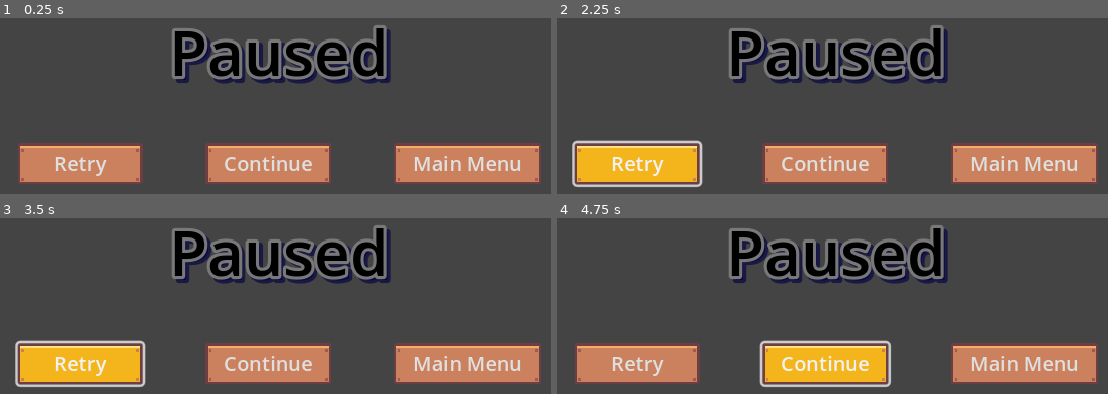
Above: before the commit, frames 1-4 (two rows, left to right).
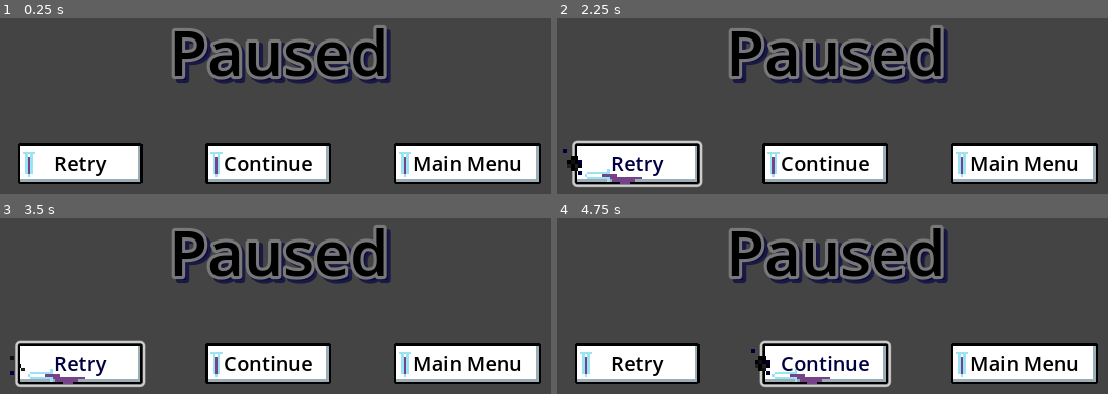
Above: after the commit, the same moments.

Repository: BenBenBenB/godot-testing-2d
Game: Godot game, scene res://scene/ui/pause_menu.tscn
The game is run twice, just before and just after one commit, with the same random seed, the same clock (stepped at 60 frames per second) and the same inputs. This scene is started directly instead of the project's main scene.
Inputs:
- Up to frame 1 (0.25 s): no input
- Up to frame 2 (2.25 s): click "Retry" at 0.5 s; click "Main Menu" at 1.25 s; click "Retry" at 2 s
- Up to frame 3 (3.5 s): click "Retry" at 2.75 s
- Up to frame 4 (4.75 s): click "Continue" at 3.5 s; click "Continue" at 4.25 s

The runs differ from the first frame. In frame 1, 17% of the frame differs, in the area x 3-99%, y 71-95%; in frame 2, 17%, in the area x 1-99%, y 71-95%; in frame 3, 17%; in frame 4, 17%.

Commit message:
Button sprites added

Diff:
--- a/resource/UI_theme.tres
+++ b/resource/UI_theme.tres
@@ -1,57 +1,63 @@
 [gd_resource type="Theme" load_steps=6 format=3 uid="uid://nd2u72aiasw8"]
 
-[ext_resource type="Texture2D" uid="uid://bxiada2mhi4sw" path="res://assets/sprite/tilemap.png" id="1_twr08"]
+[ext_resource type="Texture2D" uid="uid://qij8po5yl3e" path="res://assets/tileset/UI sprites.png" id="1_p2sh0"]
 
 [sub_resource type="StyleBoxTexture" id="StyleBoxTexture_b4kg3"]
 content_margin_left = 15.0
 content_margin_top = 5.0
 content_margin_right = 15.0
 content_margin_bottom = 5.0
-texture = ExtResource("1_twr08")
-texture_margin_left = 5.0
-texture_margin_top = 7.0
-texture_margin_right = 5.0
-texture_margin_bottom = 5.0
-region_rect = Rect2(171, 19, 18, 18)
-modulate_color = Color(0.446777, 0.446777, 0.446777, 1)
+texture = ExtResource("1_p2sh0")
+texture_margin_left = 2.0
+texture_margin_top = 2.0
+texture_margin_right = 4.0
+texture_margin_bottom = 4.0
+region_rect = Rect2(0, 96, 64, 32)
+modulate_color = Color(0.529067, 0.529067, 0.529067, 1)
 
 [sub_resource type="StyleBoxTexture" id="StyleBoxTexture_244yh"]
 content_margin_left = 15.0
 content_margin_top = 5.0
 content_margin_right = 15.0
 content_margin_bottom = 5.0
-texture = ExtResource("1_twr08")
-texture_margin_left = 5.0
-texture_margin_top = 7.0
-texture_margin_right = 5.0
-texture_margin_bottom = 5.0
-region_rect = Rect2(171, 0, 18, 18)
+texture = ExtResource("1_p2sh0")
+texture_margin_left = 54.0
+texture_margin_top = 2.0
+texture_margin_right = 4.0
+texture_margin_bottom = 12.0
+region_rect = Rect2(0, 32, 64, 32)
 
 [sub_resource type="StyleBoxTexture" id="StyleBoxTexture_ohd4x"]
 content_margin_left = 15.0
 content_margin_top = 5.0
 content_margin_right = 15.0
 content_margin_bottom = 5.0
-texture = ExtResource("1_twr08")
-texture_margin_left = 5.0
-texture_margin_top = 7.0
-texture_margin_right = 5.0
-texture_margin_bottom = 5.0
-region_rect = Rect2(171, 19, 18, 18)
+texture = ExtResource("1_p2sh0")
+texture_margin_left = 16.0
+texture_margin_top = 2.0
+texture_margin_right = 4.0
+texture_margin_bottom = 26.0
+region_rect = Rect2(0, 0, 64, 32)
 
 [sub_resource type="StyleBoxTexture" id="StyleBoxTexture_cerq4"]
 content_margin_left = 15.0
 content_margin_top = 5.0
 content_margin_right = 15.0
 content_margin_bottom = 5.0
-texture = ExtResource("1_twr08")
-texture_margin_left = 5.0
-texture_margin_top = 7.0
-texture_margin_right = 5.0
-texture_margin_bottom = 5.0
-region_rect = Rect2(133, 38, 18, 18)
+texture = ExtResource("1_p2sh0")
+texture_margin_left = 54.0
+texture_margin_top = 2.0
+texture_margin_right = 4.0
+texture_margin_bottom = 26.0
+region_rect = Rect2(0, 64, 64, 32)
 
 [resource]
+Button/colors/font_color = Color(0, 0, 0, 1)
+Button/colors/font_disabled_color = Color(0.12549, 0.12549, 0.12549, 1)
+Button/colors/font_focus_color = Color(0, 0, 0, 1)
+Button/colors/font_hover_color = Color(0, 0, 0.254902, 1)
+Button/colors/font_hover_pressed_color = Color(0, 0, 0.254902, 1)
+Button/colors/font_pressed_color = Color(0, 0, 0.254902, 1)
 Button/styles/disabled = SubResource("StyleBoxTexture_b4kg3")
 Button/styles/hover = SubResource("StyleBoxTexture_244yh")
 Button/styles/normal = SubResource("StyleBoxTexture_ohd4x")
--- /dev/null
+++ b/scene/ui/button_methods.gd
@@ -0,0 +1,28 @@
+extends Control
+
+@export var hover_particle : AnimatedSprite2D
+
+# Called when the node enters the scene tree for the first time.
+func _ready():
+	pass # Replace with function body.
+
+
+# Called every frame. 'delta' is the elapsed time since the previous frame.
+func _process(delta):
+	pass
+
+
+func _on_button_focus_entered(name):
+	if hover_particle != null:
+		#get a reference to the button that sent the signal
+		#print(get_node(str("%",button)))
+		var button = get_node(str("%",name))
+		hover_particle.position = Vector2(button.position.x, button.position.y + (button.size.y / 2))
+		#hover_particle.position = button.position
+		hover_particle.visible = true
+		hover_particle.play("default")
+
+func _on_button_focus_exited():
+	if hover_particle != null:
+		hover_particle.visible = false
+		hover_particle.stop()
--- /dev/null
+++ b/scene/ui/hover_particle.tscn
@@ -0,0 +1,50 @@
+[gd_scene load_steps=8 format=3 uid="uid://cg2matkx410x5"]
+
+[ext_resource type="Texture2D" uid="uid://dueoobtmouswf" path="res://assets/sprite/antimatter_particles.png" id="1_hklo7"]
+
+[sub_resource type="AtlasTexture" id="AtlasTexture_p08x2"]
+atlas = ExtResource("1_hklo7")
+region = Rect2(0, 0, 8, 8)
+
+[sub_resource type="AtlasTexture" id="AtlasTexture_tse4b"]
+atlas = ExtResource("1_hklo7")
+region = Rect2(8, 0, 8, 8)
+
+[sub_resource type="AtlasTexture" id="AtlasTexture_bkpk3"]
+atlas = ExtResource("1_hklo7")
+region = Rect2(16, 0, 8, 8)
+
+[sub_resource type="AtlasTexture" id="AtlasTexture_pg71g"]
+atlas = ExtResource("1_hklo7")
+region = Rect2(24, 0, 8, 8)
+
+[sub_resource type="AtlasTexture" id="AtlasTexture_dq8yi"]
+atlas = ExtResource("1_hklo7")
+region = Rect2(32, 0, 8, 8)
+
+[sub_resource type="SpriteFrames" id="SpriteFrames_op5i2"]
+animations = [{
+"frames": [{
+"duration": 1.0,
+"texture": SubResource("AtlasTexture_p08x2")
+}, {
+"duration": 1.0,
+"texture": SubResource("AtlasTexture_tse4b")
+}, {
+"duration": 1.0,
+"texture": SubResource("AtlasTexture_bkpk3")
+}, {
+"duration": 1.0,
+"texture": SubResource("AtlasTexture_pg71g")
+}, {
+"duration": 1.0,
+"texture": SubResource("AtlasTexture_dq8yi")
+}],
+"loop": true,
+"name": &"default",
+"speed": 10.0
+}]
+
+[node name="hover particle" type="AnimatedSprite2D"]
+scale = Vector2(3, 3)
+sprite_frames = SubResource("SpriteFrames_op5i2")
--- a/scene/ui/main_menu.gd
+++ b/scene/ui/main_menu.gd
@@ -2,7 +2,6 @@
 extends Control
 
 @onready var title_music = $TitleMusic
-
 
 func _ready():
 	pass
--- a/scene/ui/pause_menu.tscn
+++ b/scene/ui/pause_menu.tscn
@@ -1,7 +1,8 @@
-[gd_scene load_steps=10 format=3 uid="uid://5tu3jjanyxhy"]
+[gd_scene load_steps=5 format=3 uid="uid://5tu3jjanyxhy"]
 
 [ext_resource type="Theme" uid="uid://nd2u72aiasw8" path="res://resource/UI_theme.tres" id="1_54ykf"]
-[ext_resource type="Texture2D" uid="uid://dueoobtmouswf" path="res://assets/sprite/antimatter_particles.png" id="2_dv7p2"]
+[ext_resource type="Script" path="res://scene/ui/button_methods.gd" id="2_2jf13"]
+[ext_resource type="PackedScene" uid="uid://cg2matkx410x5" path="res://scene/ui/hover_particle.tscn" id="3_45hui"]
 
 [sub_resource type="LabelSettings" id="LabelSettings_207a1"]
 font_size = 50
@@ -12,50 +13,7 @@
 shadow_color = Color(0, 0, 0.254902, 0.627451)
 shadow_offset = Vector2(3, 3)
 
-[sub_resource type="AtlasTexture" id="AtlasTexture_p08x2"]
-atlas = ExtResource("2_dv7p2")
-region = Rect2(0, 0, 8, 8)
-
-[sub_resource type="AtlasTexture" id="AtlasTexture_tse4b"]
-atlas = ExtResource("2_dv7p2")
-region = Rect2(8, 0, 8, 8)
-
-[sub_resource type="AtlasTexture" id="AtlasTexture_bkpk3"]
-atlas = ExtResource("2_dv7p2")
-region = Rect2(16, 0, 8, 8)
-
-[sub_resource type="AtlasTexture" id="AtlasTexture_pg71g"]
-atlas = ExtResource("2_dv7p2")
-region = Rect2(24, 0, 8, 8)
-
-[sub_resource type="AtlasTexture" id="AtlasTexture_dq8yi"]
-atlas = ExtResource("2_dv7p2")
-region = Rect2(32, 0, 8, 8)
-
-[sub_resource type="SpriteFrames" id="SpriteFrames_op5i2"]
-animations = [{
-"frames": [{
-"duration": 1.0,
-"texture": SubResource("AtlasTexture_p08x2")
-}, {
-"duration": 1.0,
-"texture": SubResource("AtlasTexture_tse4b")
-}, {
-"duration": 1.0,
-"texture": SubResource("AtlasTexture_bkpk3")
-}, {
-"duration": 1.0,
-"texture": SubResource("AtlasTexture_pg71g")
-}, {
-"duration": 1.0,
-"texture": SubResource("AtlasTexture_dq8yi")
-}],
-"loop": true,
-"name": &"default",
-"speed": 10.0
-}]
-
-[node name="pause_menu" type="Control"]
+[node name="pause_menu" type="Control" node_paths=PackedStringArray("hover_particle")]
 layout_mode = 3
 anchors_preset = 15
 anchor_right = 1.0
@@ -63,6 +21,8 @@
 grow_horizontal = 2
 grow_vertical = 2
 theme = ExtResource("1_54ykf")
+script = ExtResource("2_2jf13")
+hover_particle = NodePath("ColorRect/HBoxContainer/hover particle")
 
 [node name="ColorRect" type="ColorRect" parent="."]
 layout_mode = 1
@@ -74,11 +34,9 @@
 color = Color(0.194349, 0.194349, 0.194349, 0.313726)
 
 [node name="TextureRect" type="TextureRect" parent="ColorRect"]
-visible = false
 layout_mode = 0
 offset_right = 40.0
 offset_bottom = 40.0
-texture = ExtResource("2_dv7p2")
 
 [node name="Label" type="Label" parent="ColorRect"]
 layout_mode = 1
@@ -111,27 +69,42 @@
 grow_vertical = 0
 theme_override_constants/separation = 50
 
-[node name="retry Button2" type="Button" parent="ColorRect/HBoxContainer"]
+[node name="RetryButton" type="Button" parent="ColorRect/HBoxContainer"]
+unique_name_in_owner = true
 custom_minimum_size = Vector2(100, 30)
 layout_mode = 2
 size_flags_horizontal = 4
 size_flags_vertical = 4
 text = "Retry"
 
-[node name="continue Button" type="Button" parent="ColorRect/HBoxContainer"]
+[node name="ContinueButton" type="Button" parent="ColorRect/HBoxContainer"]
+unique_name_in_owner = true
 custom_minimum_size = Vector2(100, 30)
 layout_mode = 2
 size_flags_horizontal = 4
 size_flags_vertical = 4
 text = "Continue"
 
-[node name="menu Button2" type="Button" parent="ColorRect/HBoxContainer"]
+[node name="MenuButton" type="Button" parent="ColorRect/HBoxContainer"]
+unique_name_in_owner = true
 custom_minimum_size = Vector2(100, 30)
 layout_mode = 2
 size_flags_horizontal = 4
 size_flags_vertical = 4
 text = "Main Menu"
 
-[node name="AnimatedSprite2D" type="AnimatedSprite2D" parent="."]
+[node name="hover particle" parent="ColorRect/HBoxContainer" instance=ExtResource("3_45hui")]
 visible = false
-sprite_frames = SubResource("SpriteFrames_op5i2")
+
+[connection signal="focus_entered" from="ColorRect/HBoxContainer/RetryButton" to="." method="_on_button_focus_entered" binds= ["RetryButton"]]
+[connection signal="focus_exited" from="ColorRect/HBoxContainer/RetryButton" to="." method="_on_button_focus_exited"]
+[connection signal="mouse_entered" from="ColorRect/HBoxContainer/RetryButton" to="." method="_on_button_focus_entered" binds= ["RetryButton"]]
+[connection signal="mouse_exited" from="ColorRect/HBoxContainer/RetryButton" to="." method="_on_button_focus_exited"]
+[connection signal="focus_entered" from="ColorRect/HBoxContainer/ContinueButton" to="." method="_on_button_focus_entered" binds= ["ContinueButton"]]
+[connection signal="focus_exited" from="ColorRect/HBoxContainer/ContinueButton" to="." method="_on_button_focus_exited"]
+[connection signal="mouse_entered" from="ColorRect/HBoxContainer/ContinueButton" to="." method="_on_button_focus_entered" binds= ["ContinueButton"]]
+[connection signal="mouse_exited" from="ColorRect/HBoxContainer/ContinueButton" to="." method="_on_button_focus_exited"]
+[connection signal="focus_entered" from="ColorRect/HBoxContainer/MenuButton" to="." method="_on_button_focus_entered" binds= ["MenuButton"]]
+[connection signal="focus_exited" from="ColorRect/HBoxContainer/MenuButton" to="." method="_on_button_focus_exited"]
+[connection signal="mouse_entered" from="ColorRect/HBoxContainer/MenuButton" to="." method="_on_button_focus_entered" binds= ["MenuButton"]]
+[connection signal="mouse_exited" from="ColorRect/HBoxContainer/MenuButton" to="." method="_on_button_focus_exited"]
Binary file added: aseprite files/UI sprites.aseprite
Binary file added: assets/tileset/UI sprites.png
Not shown, added: assets/tileset/UI sprites.png.import
